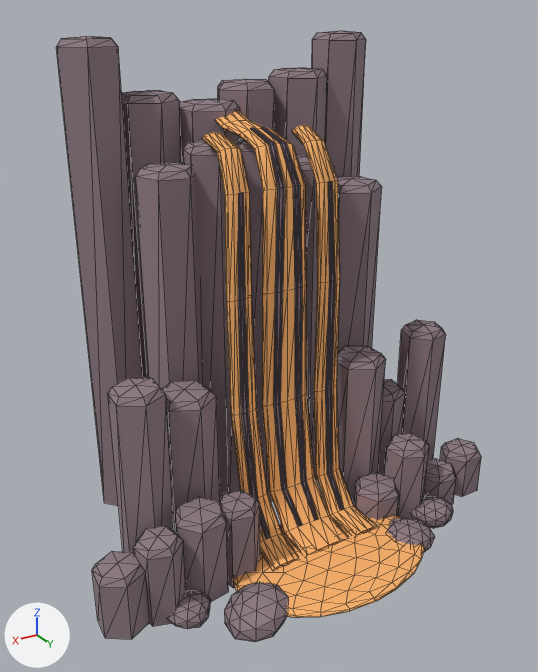
The OBJ model assets/meshes/LavaFall.obj as it was, and as the next commit left it.
Rendered twice from a 50 mm camera at (37.8, 64.4, 53.2) aimed at (1.6, 4.1, 23.1). The axes (+X, +Y, +Z) are drawn at lower left. The lights are the same throughout. The older version comes first. Mesh edges are drawn as thin lines. Where no turn or scale is listed for an object, it has been applied to the vertices.

The first picture shows 'Crust', 'Lava', 'Rock'.
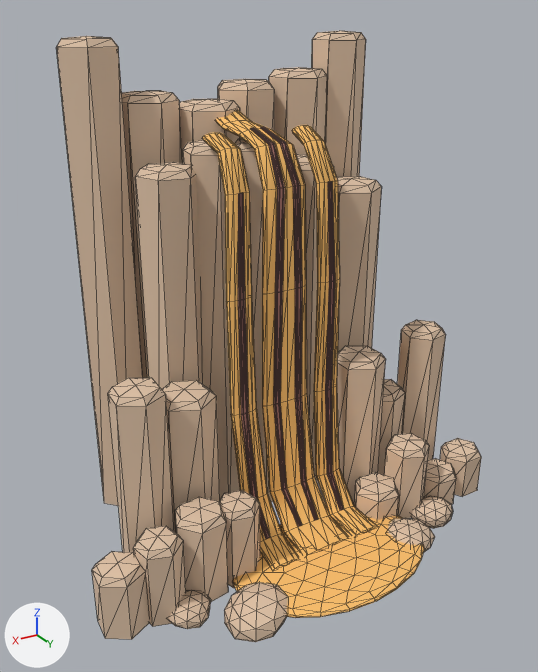
Changed parts and their boxes (x1, y1, x2, y2) in the pictures (538 x 672 px):
```json
{"object": "Rock", "change": "recoloured", "before": [56, 30, 481, 642], "after": [56, 30, 481, 642], "on screen": "grey to beige"}
```

The change, as JSON lines over the scene's bpy script:
```json
{"op": "set", "path": "mat_rock.base_color", "old": "(0.275, 0.204, 0.235)", "new": "(0.745, 0.549, 0.392)", "note": "grey #8f7d85 -> beige #e0c4a8"}
```
